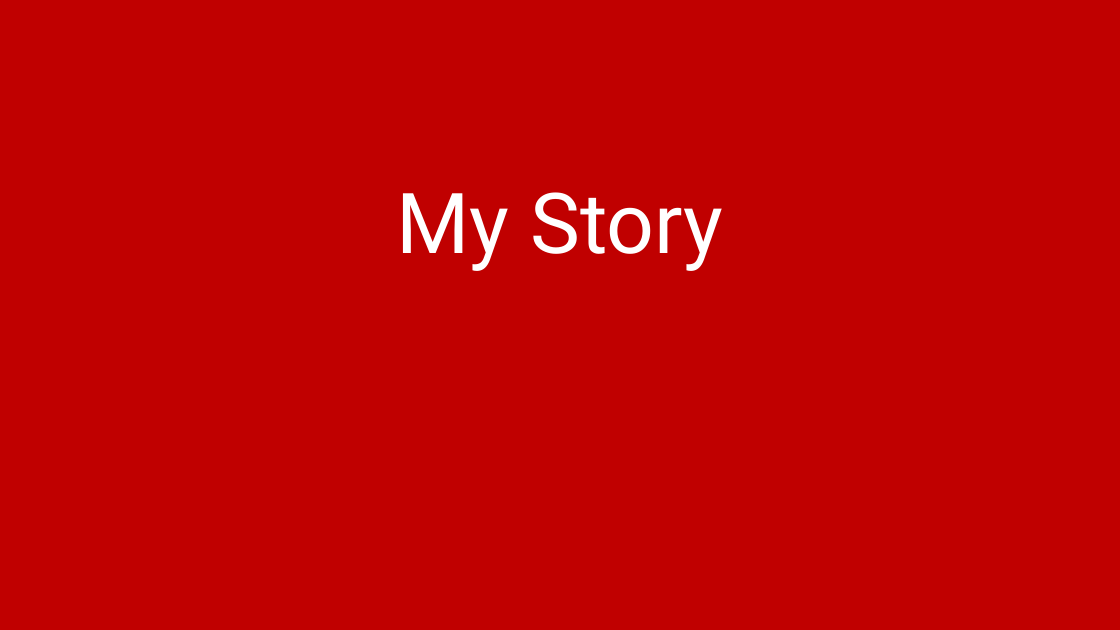
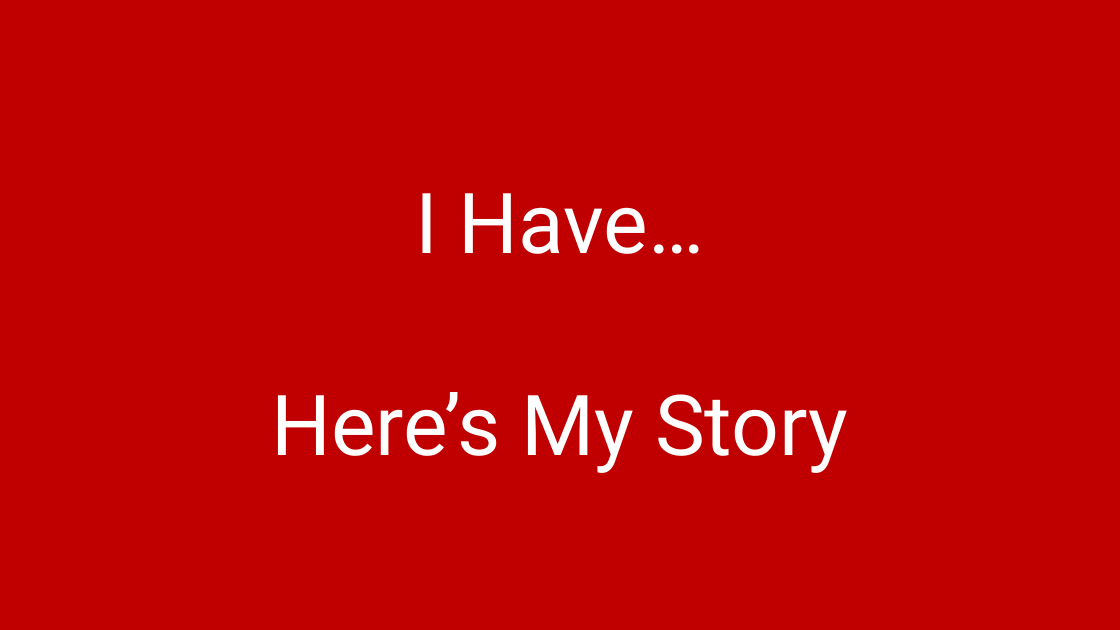
Before and after one commit to amadorchavez/amadorchavez.github.io, a slide deck: slide 3 of nifty/Culture.Values.pptx (slide 2 before the commit). Drawn at 1120x630 pixels with LibreOffice and Linux fonts; fonts in the diff are those of the drawing. Boxes give left, top, right and bottom in pixels: in the first picture for what was removed or moved away, otherwise in the second. Text is boxed around its words. In the diff, an @@ line names an element or a change of style, - is before the commit and + after.

```diff
--- a/nifty/Culture.Values.pptx
+++ b/nifty/Culture.Values.pptx
@@ text at [271, 193, 848, 473]: text changed @@
-My Story
+I Have…
+Here’s My Story
```
Also in this commit, not shown: 11 other slides changed, 17 slides added, 2 slides removed, 49 other files.
